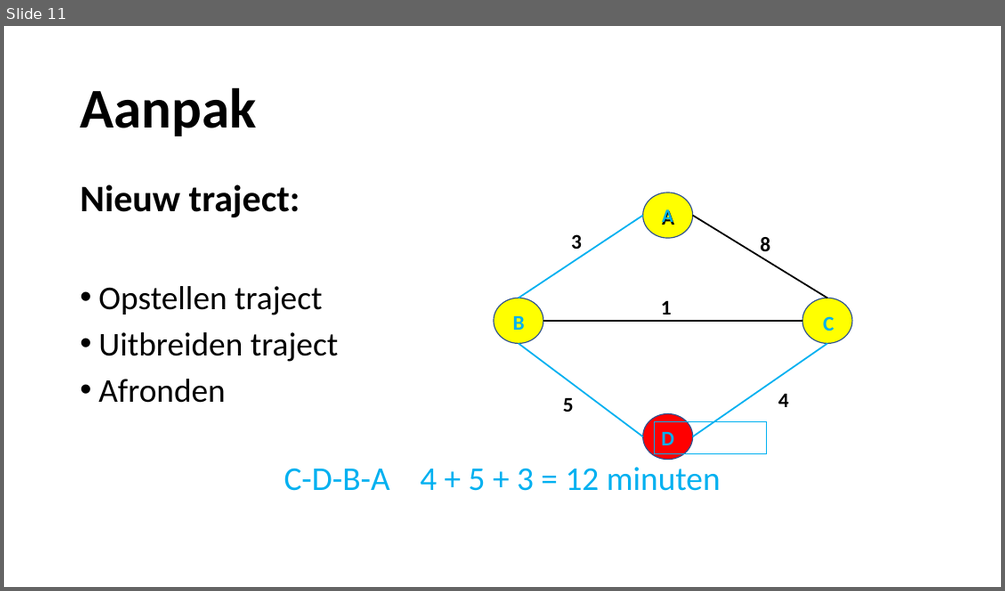
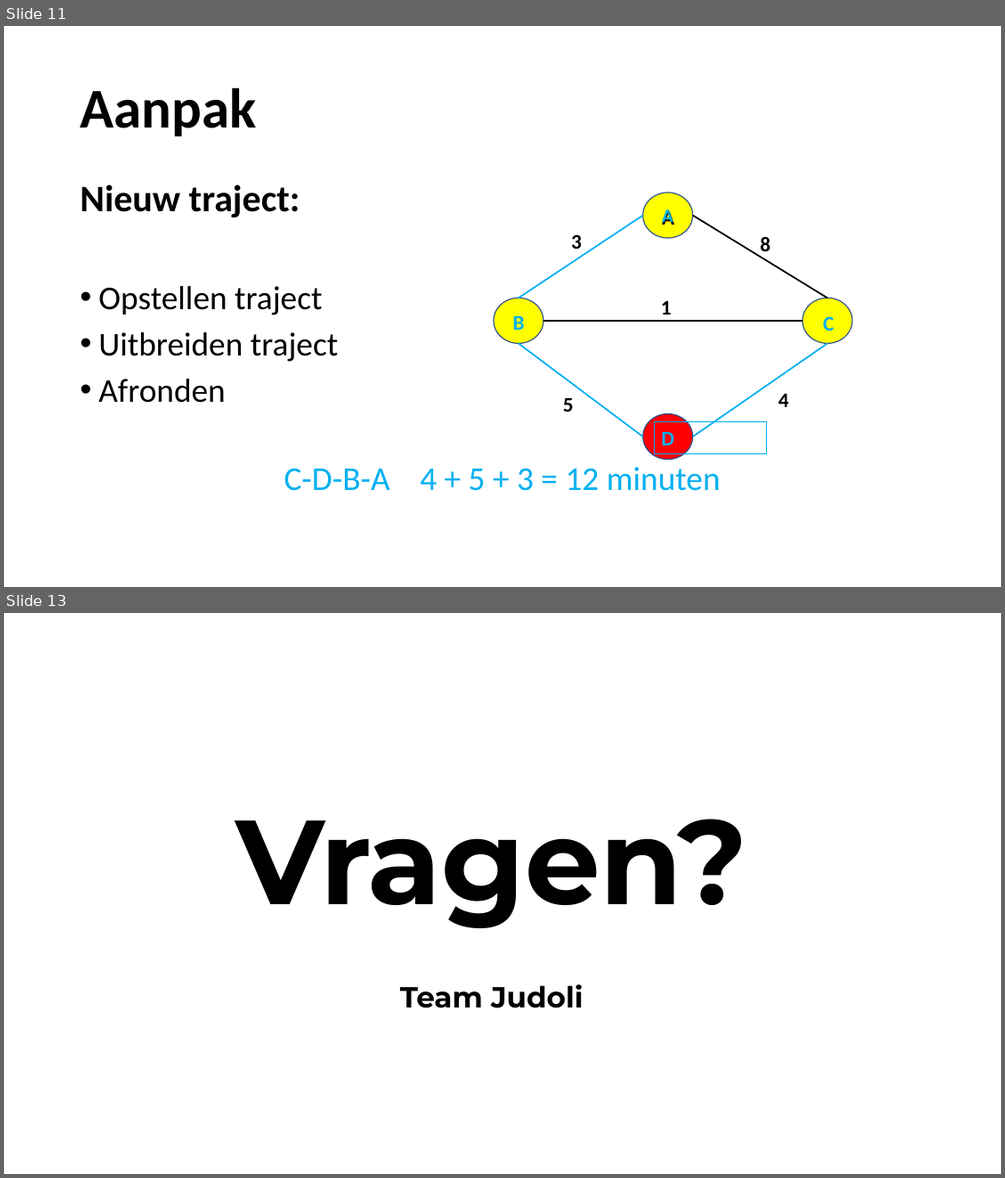
Before and after one commit to lisa259/RailNL, a slide deck: Presentation Judoli.odp. Shown one above the other, each under a label of ours: slide 11 before the commit, slides 11 and 13 after it; the slides between them are not shown. The pictures are 1005x591 and 1005x1178 pixels, drawn with LibreOffice and Linux fonts; fonts in the diff are those of the drawing; background and template pictures are left out. Boxes give left, top, right and bottom in pixels: in the first picture for what was removed or moved away, otherwise in the second. Text is boxed around its words. In the diff, an @@ line names an element or a change of style, - is before the commit and + after.

```diff
--- a/Presentation Judoli.odp
+++ b/Presentation Judoli.odp
@@ slide 13 added at box(4, 613, 1001, 1174), background picture (left out) @@
@@ title added at box(235, 819, 748, 928), 115 pt, text #000000, bold @@
+Vragen?
@@ subtitle added at box(400, 984, 583, 1008), 28 pt, text #000000, bold @@
+Team Judoli
```
Also in this commit, not shown: 4 slides changed, 1 slide removed.
